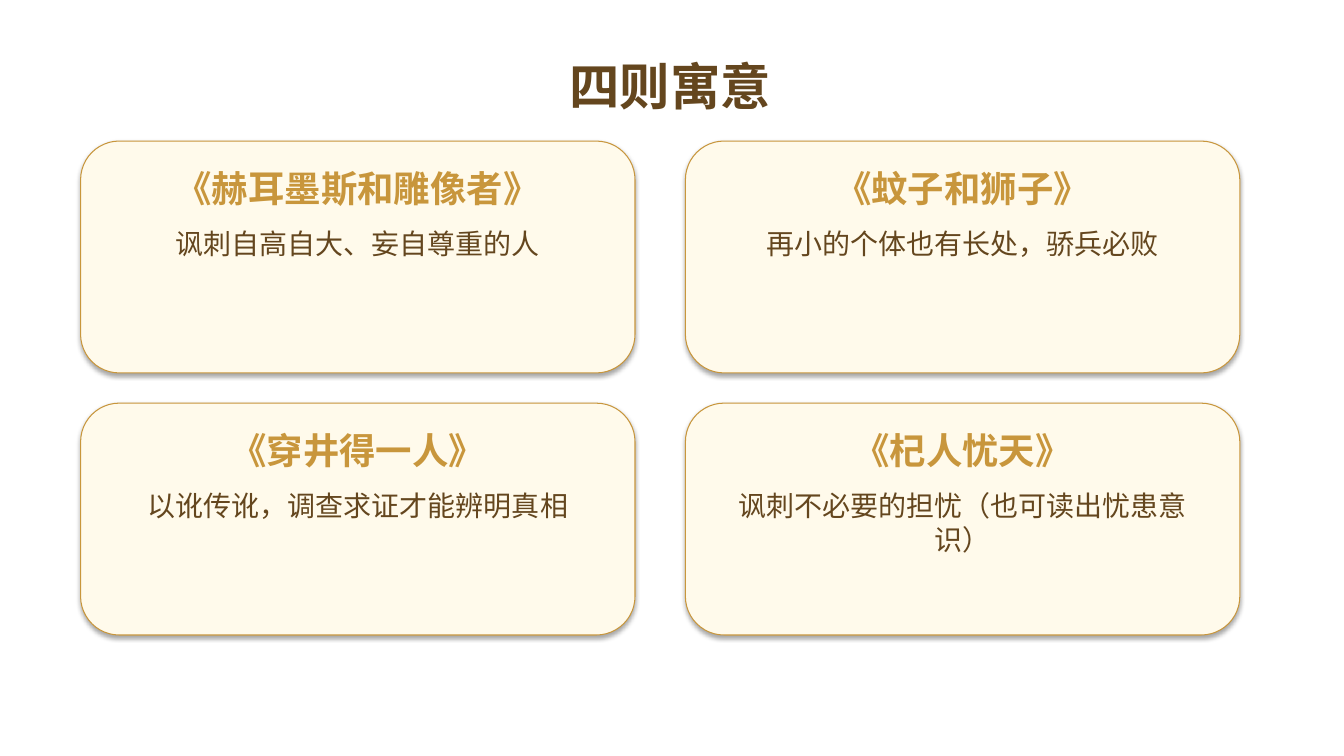
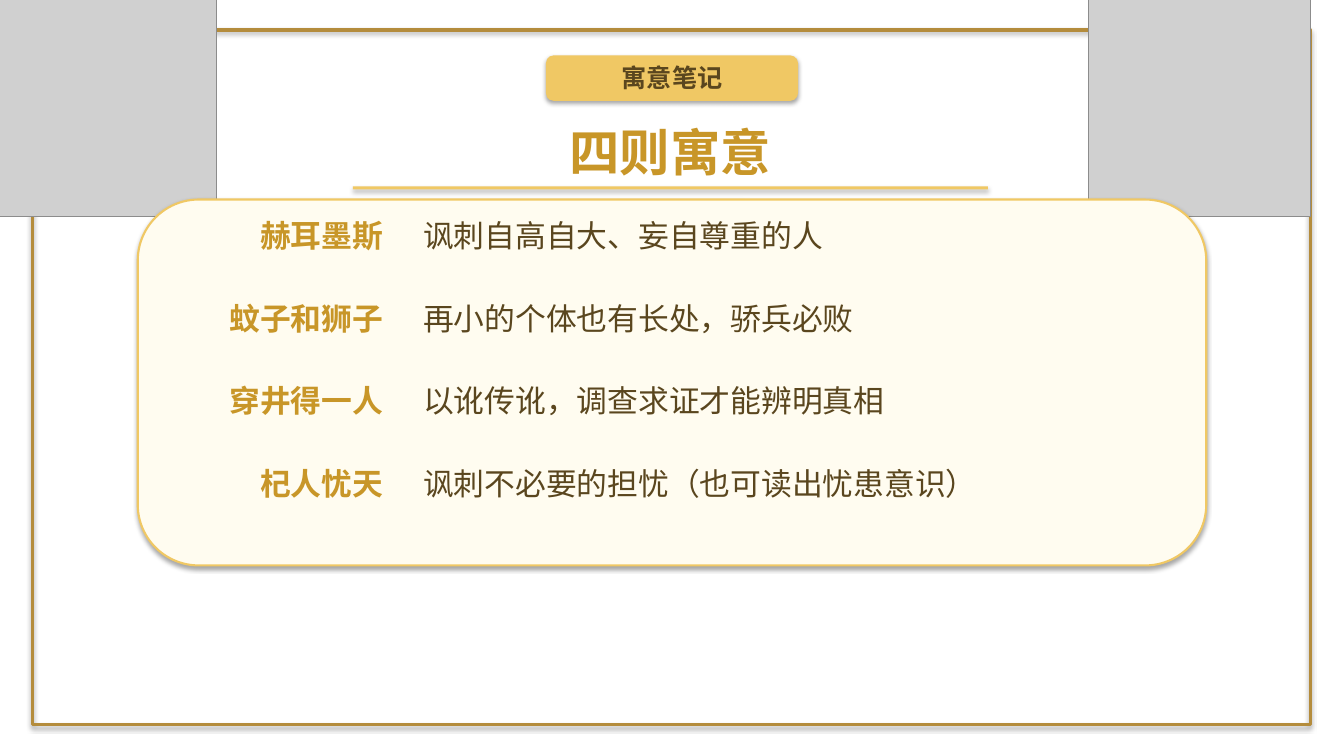
Before and after one commit to decemberlin54-del/declin, a slide deck: slide 3 of unit6-lesson24-fables.pptx. Drawn at 1344x756 pixels with LibreOffice and Linux fonts; fonts in the diff are those of the drawing; grey boxes stand for pictures; background and template pictures are left out. Boxes give left, top, right and bottom in pixels: in the first picture for what was removed or moved away, otherwise in the second. Text is boxed around its words. In the diff, an @@ line names an element or a change of style, - is before the commit and + after.

```diff
--- a/unit6-lesson24-fables.pptx
+++ b/unit6-lesson24-fables.pptx
@@ picture added at [0,0,217,217] @@
@@ picture added at [1089,0,1311,217] @@
@@ rectangle added at [32,30,1311,725], outline #B48C3C 2.5 pt @@
@@ rounded rectangle added at [546,55,799,101], fill #F0C864 @@
@@ text added at [622,65,723,89], 18 pt, text #5A461E, bold @@
+寓意笔记
@@ text "四则寓意": place and size @@
-text "四则寓意" at [569,61,771,110]
+text "四则寓意" at [569,127,771,176]
@@ text "四则寓意" at [569,127,771,176]: text colour #64461E to #C89628; more space between paragraphs @@
@@ rounded rectangle removed at [81,141,635,373] @@
@@ rounded rectangle removed at [686,141,1240,373] @@
@@ rounded rectangle: place and size @@
-rounded rectangle at [81,403,635,635]
+rounded rectangle at [138,200,1207,566]
@@ rounded rectangle at [138,200,1207,566]: fill #FFFAEB to #FFFCF0; outline #C8963C 0.75 pt to #F0C864 1.5 pt @@
@@ rectangle added at [353,187,988,190], fill #F0C864 @@
@@ text at [260,221,383,250]: text changed; size 26 to 22 pt; text colour #C8963C to #C89628 @@
-《赫耳墨斯和雕像者》
+赫耳墨斯
@@ text "讽刺自高自大、妄自尊重的人": place and size @@
-text "讽刺自高自大、妄自尊重的人" at [175,230,540,257]
+text "讽刺自高自大、妄自尊重的人" at [423,221,823,250]
@@ text "再小的个体也有长处，骄兵必败": place and size @@
-text "再小的个体也有长处，骄兵必败" at [766,230,1159,257]
+text "再小的个体也有长处，骄兵必败" at [423,304,854,333]
@@ text at [229,304,383,333]: text changed; size 26 to 22 pt; text colour #C8963C to #C89628 @@
-《蚊子和狮子》
+蚊子和狮子
@@ text at [229,385,383,415]: text changed; size 26 to 22 pt; text colour #C8963C to #C89628 @@
-《穿井得一人》
+穿井得一人
@@ size 20 to 22 pt, text colour #64461E to #5A461E; alignment centre to left; more space between paragraphs in 4 elements at [423,304,854,333], [423,469,976,498], [423,221,823,250], [423,386,884,415] @@
@@ text "以讹传讹，调查求证才能辨明真相": place and size @@
-text "以讹传讹，调查求证才能辨明真相" at [147,492,568,519]
+text "以讹传讹，调查求证才能辨明真相" at [423,386,884,415]
@@ rounded rectangle removed at [686,403,1240,635] @@
@@ text at [260,469,383,498]: text changed; size 26 to 22 pt; text colour #C8963C to #C89628 @@
-《杞人忧天》
+杞人忧天
@@ text "讽刺不必要的担忧（也可读出忧患意识）": place and size @@
-text "讽刺不必要的担忧（也可读出忧患意识）" at [738,492,1187,553]
+text "讽刺不必要的担忧（也可读出忧患意识）" at [423,469,976,498]
```
Also in this commit, not shown: 4 other slides changed, 4 slides added, 1 slide removed, 10 other files.
